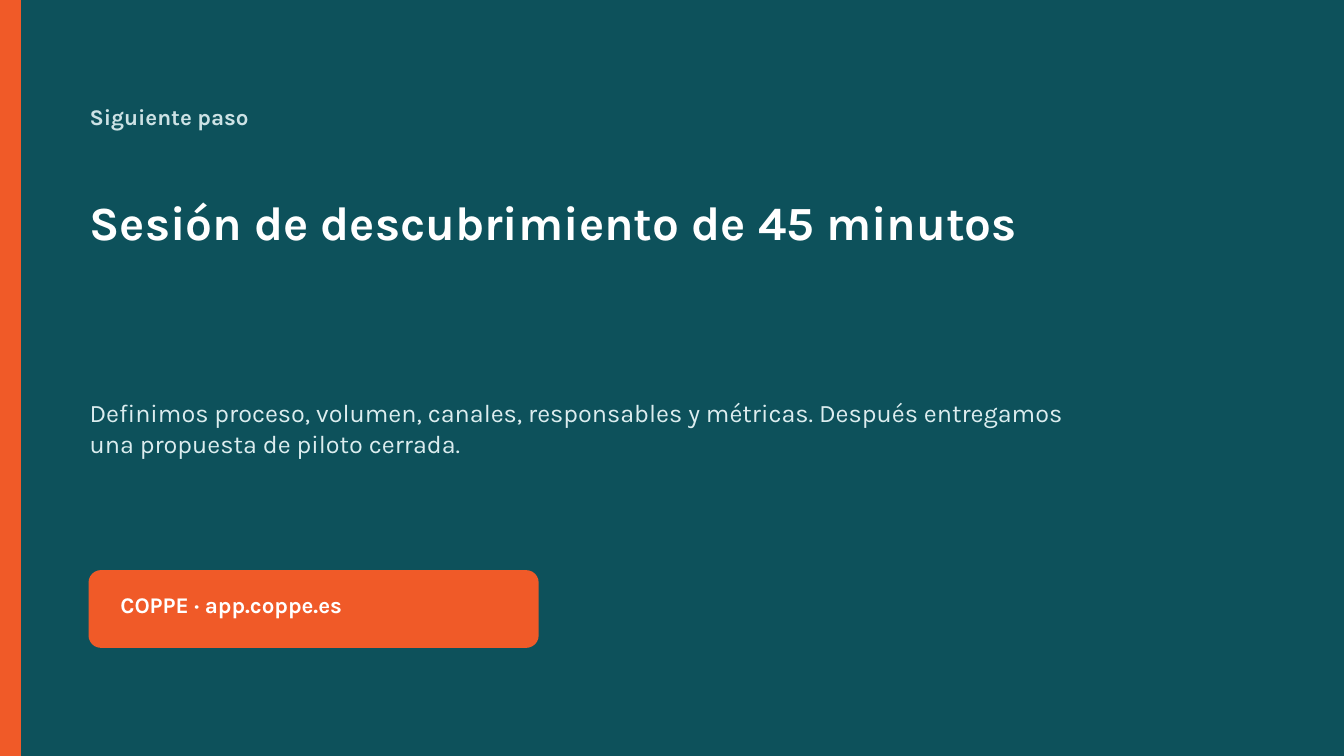
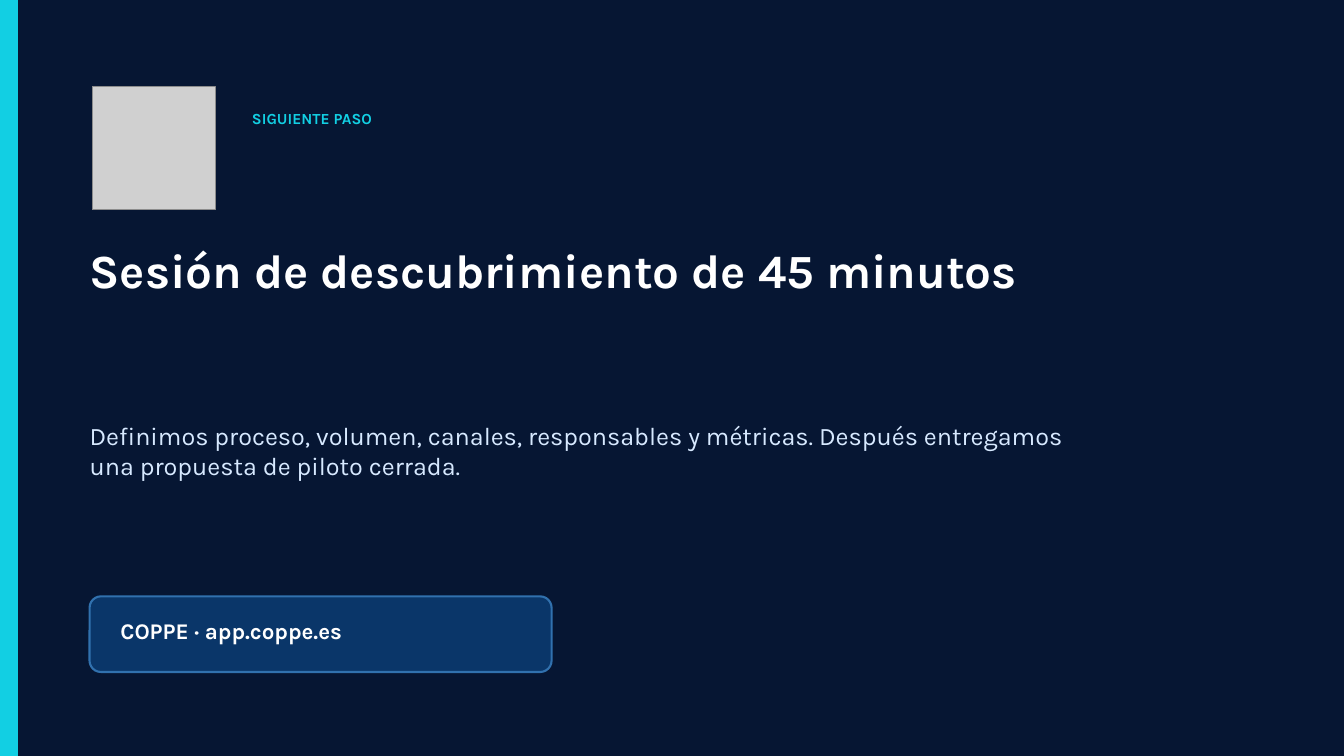
Before and after one commit to Jmprdeveloper/coppe, a slide deck: slide 11 of docs/presentacion/salida/COPPE_Presentacion_Comercial.pptx (slide 10 before the commit). Drawn at 1344x756 pixels with LibreOffice and Linux fonts; fonts in the diff are those of the drawing; grey boxes stand for pictures. Boxes give left, top, right and bottom in pixels: in the first picture for what was removed or moved away, otherwise in the second. Text is boxed around its words. In the diff, an @@ line names an element or a change of style, - is before the commit and + after.

Commit message:
feat: apply COPPE brand identity and commercial materials

```diff
--- a/docs/presentacion/salida/COPPE_Presentacion_Comercial.pptx
+++ b/docs/presentacion/salida/COPPE_Presentacion_Comercial.pptx
@@ rectangle at (0,0,1344,756): fill #0D515B to #061633; outline #0D515B 1.5 pt to #061633 1.5 pt @@
@@ rectangle at (0,0,17,756): fill #F05A28 to #12CFE3; outline #F05A28 1.5 pt to #12CFE3 1.5 pt @@
@@ picture added at (93,87,216,210) @@
@@ text at (252,114,372,124): text changed; size 16 to 11 pt; text colour #CDE2E5 to #12CFE3 @@
-Siguiente paso
+SIGUIENTE PASO
@@ text "Sesión de descubrimiento de 45 ...": place and size @@
-text "Sesión de descubrimiento de 45 ..." at (90,202,1017,241)
+text "Sesión de descubrimiento de 45 ..." at (90,250,1017,289)
@@ text "Definimos proceso, volumen, canales, responsables ...": place and size @@
-text "Definimos proceso, volumen, canales, responsables ..." at (90,403,1062,459)
+text "Definimos proceso, volumen, canales, responsables ..." at (90,426,1062,481)
@@ text "Definimos proceso, volumen, canales, responsables ..." at (90,426,1062,481): text colour #DCEDEF to #D7E9FF @@
@@ rounded rectangle: place and size @@
-rounded rectangle at (90,572,537,647)
+rounded rectangle at (90,597,552,673)
@@ rounded rectangle at (90,597,552,673): fill #F05A28 to #0A3669; outline #F05A28 1.5 pt to #3171AE 1.5 pt @@
@@ text "COPPE · app.coppe.es": place and size @@
-text "COPPE · app.coppe.es" at (120,598,342,619)
+text "COPPE · app.coppe.es" at (120,624,342,645)
```
Also in this commit, not shown: 9 other slides changed, 1 slide added, 24 other files.
